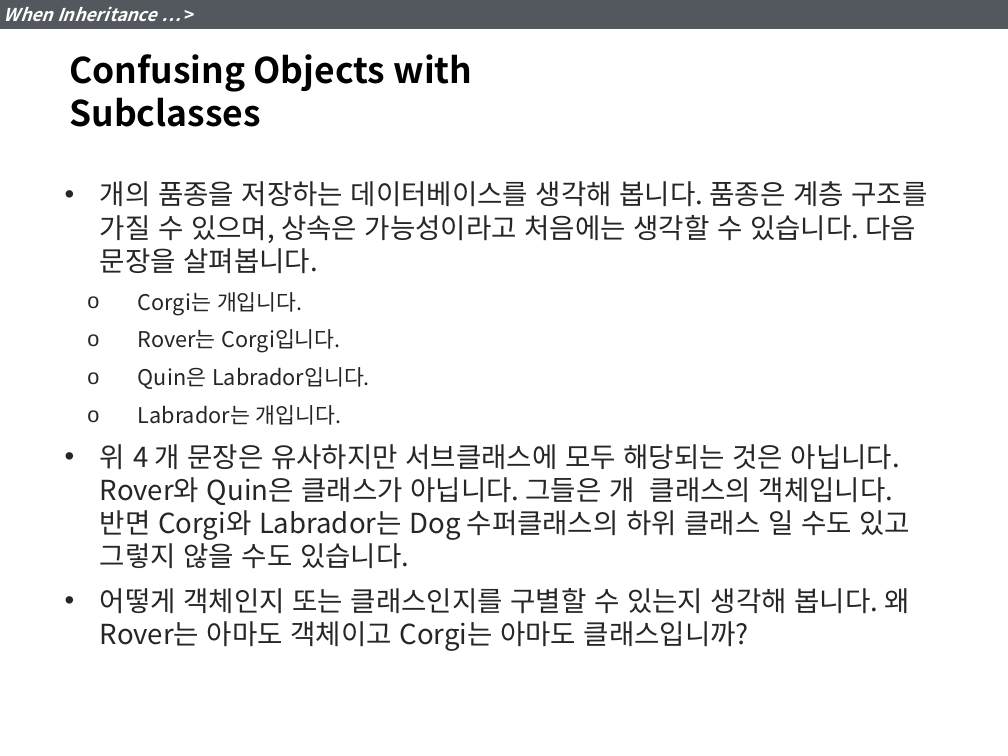
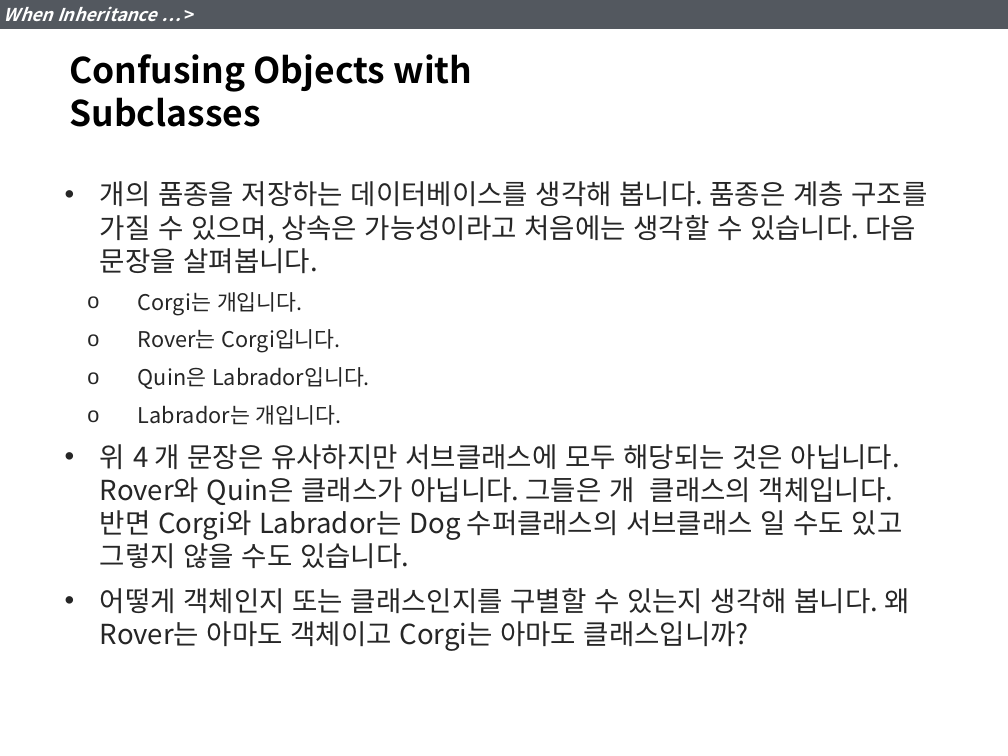
Before and after one commit to YoonJoon/KGarden, a slide deck: slide 17 of DBDesign/7_GeneralizationandSpecialization.pptx. Drawn at 1008x756 pixels with LibreOffice and Linux fonts; fonts in the diff are those of the drawing. Boxes give left, top, right and bottom in pixels: in the first picture for what was removed or moved away, otherwise in the second. Text is boxed around its words. In the diff, an @@ line names an element or a change of style, - is before the commit and + after.

Commit message:
correct typo errors

```diff
--- a/DBDesign/7_GeneralizationandSpecialization.pptx
+++ b/DBDesign/7_GeneralizationandSpecialization.pptx
@@ text at box(100, 444, 903, 568): text changed @@
-• 위 4 개 문장은 유사하지만 서브클래스에 모두 해당되는 것은 아닙니다. Rover와 Quin은 클래스가 아닙니다. 그들은 개 클래스의 객체입니다. 반면 Corgi와 Labrador는 Dog 수퍼클래스의 하위 클래스 일 수도 있고 그렇지 않을 수도 있습니다.
+• 위 4 개 문장은 유사하지만 서브클래스에 모두 해당되는 것은 아닙니다. Rover와 Quin은 클래스가 아닙니다. 그들은 개 클래스의 객체입니다. 반면 Corgi와 Labrador는 Dog 수퍼클래스의 서브클래스 일 수도 있고 그렇지 않을 수도 있습니다.
```
Also in this commit, not shown: 12 other slides changed.
